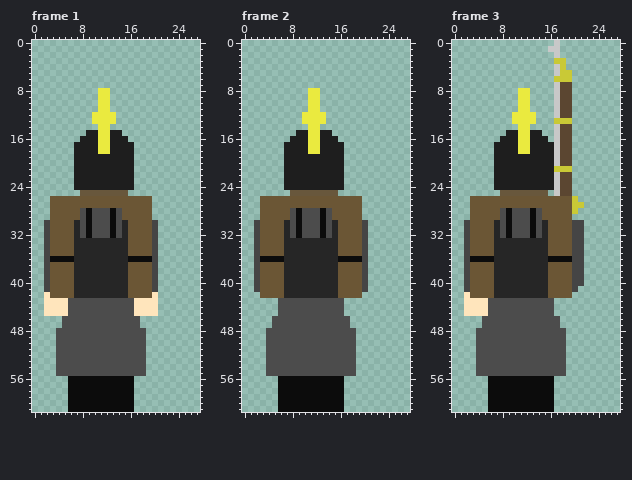
Edited in one commit: pixel-art file (Assets/Images/NewUnits/Germany/LandWehr/WinterDress/UnitSpriteNorth.aseprite). This is how it looked before the edit.
28x62 pixels, 7 frames. Colours within 5 levels of each other are drawn and written as one. Shown: frame 1, frame 2, frame 3. The commit also changed other frames, which this record leaves out.
Once edited:
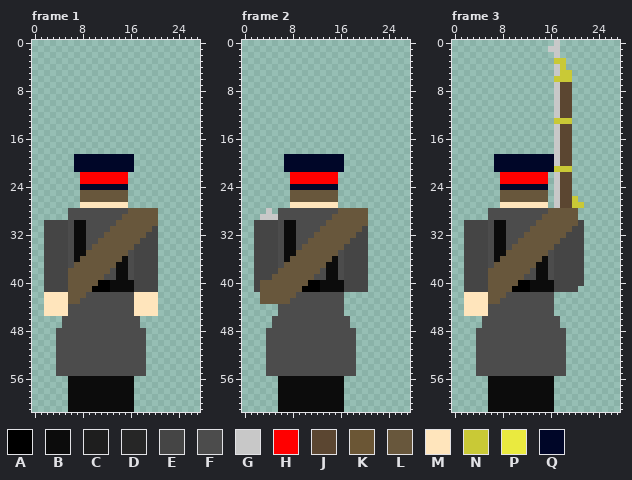
Palette (. is transparent): A #000000  B #0c0c0c  C #1e1e1e  D #262626  E #454545  F #4c4c4c  G #c8c8c8  H #ff0000  J #5b4631  K #6b5635  L #68573c  M #ffe5bc  N #c9c936  P #eaea3f  Q #000628
Diff:
--- frame 1, layers "BedRoll", "Head"
@@ x 0..27 @@
  7 ............................
- 8 ...........PP...............
- 9 ...........PP...............
-10 ...........PP...............
-11 ...........PP...............
-12 ..........PPPP..............
-13 ..........PPPP..............
-14 ...........PP...............
-15 .........CCPPCC.............
-16 ........CCCPPCCC............
-17 .......CCCCPPCCCC...........
-18 .......CCCCPPCCCC...........
-19 .......CCCCCCCCCC...........
-20 .......CCCCCCCCCC...........
-21 .......CCCCCCCCCC...........
-22 .......CCCCCCCCCC...........
-23 .......CCCCCCCCCC...........
-24 .......CCCCCCCCCC...........
+ 8 ............................
+ 9 ............................
+10 ............................
+11 ............................
+12 ............................
+13 ............................
+14 ............................
+15 ............................
+16 ............................
+17 ............................
+18 ............................
+19 .......QQQQQQQQQQ...........
+20 .......QQQQQQQQQQ...........
+21 .......QQQQQQQQQQ...........
+22 ........HHHHHHHH............
+23 ........HHHHHHHH............
+24 ........QQQQQQQQ............
 25 ........LLLLLLLL............
-26 ...KKKKKKKKKKKKKKKKK........
-27 ...KKKKKKKKKKKKKKKKK........
-28 ...KKKKKFBFFFBFKKKKK........
-29 ...KKKKKFBFFFBFKKKKK........
-30 ..EKKKKDFBFFFBFDKKKKE.......
-31 ..EKKKKDFBFFFBFDKKKKE.......
-32 ..EKKKKDFBFFFBFDKKKKE.......
-33 ..EKKKKDDDDDDDDDKKKKE.......
-34 ..EKKKKDDDDDDDDDKKKKE.......
-35 ..EKKKKDDDDDDDDDKKKKE.......
-36 ..EBBBBDDDDDDDDDBBBBE.......
-37 ..EKKKKDDDDDDDDDKKKKE.......
-38 ..EKKKKDDDDDDDDDKKKKE.......
-39 ..EKKKKDDDDDDDDDKKKKE.......
-40 ..EKKKKDDDDDDDDDKKKKE.......
-41 ..EKKKKDDDDDDDDDKKKKE.......
-42 ..MKKKKDDDDDDDDDKKKKM.......
-43 ..MMMMFFFFFFFFFFFMMMM.......
+26 ........LLLLLLLL............
+27 ........MMMMMMMM............
+28 ......FFFFFFFFFFLLLLL.......
+29 ......FFFFFFFFFLLLLLL.......
+30 ..EEEEFBBFFFFFLLLLLLL.......
+31 ..EEEEFBBFFFFLLLLLLLE.......
+32 ..EEEEFBBFFFLLLLLLLEE.......
+33 ..EEEEFBBFFLLLLLLLEEE.......
+34 ..EEEEFBBFLLLLLLLEEEE.......
+35 ..EEEEFBBLLLLLLLFEEEE.......
+36 ..EEEEFBLLLLLLLBFEEEE.......
+37 ..EEEEFLLLLLLLBBFEEEE.......
+38 ..EEEELLLLLLLFBBFEEEE.......
+39 ..EEEELLLLLLFFBBFEEEE.......
+40 ..EEEELLLLLAABBBBEEEE.......
+41 ..EEEELLLLAAABBBBEEEE.......
+42 ..MMMMLLLFFFFFFFFMMMM.......
+43 ..MMMMLLFFFFFFFFFMMMM.......
 44 ..MMMMFFFFFFFFFFFMMMM.......
--- frame 2, layers "BedRoll", "Head"
@@ x 0..27 @@
  7 ............................
- 8 ...........PP...............
- 9 ...........PP...............
-10 ...........PP...............
-11 ...........PP...............
-12 ..........PPPP..............
-13 ..........PPPP..............
-14 ...........PP...............
-15 .........CCPPCC.............
-16 ........CCCPPCCC............
-17 .......CCCCPPCCCC...........
-18 .......CCCCPPCCCC...........
-19 .......CCCCCCCCCC...........
-20 .......CCCCCCCCCC...........
-21 .......CCCCCCCCCC...........
-22 .......CCCCCCCCCC...........
-23 .......CCCCCCCCCC...........
-24 .......CCCCCCCCCC...........
+ 8 ............................
+ 9 ............................
+10 ............................
+11 ............................
+12 ............................
+13 ............................
+14 ............................
+15 ............................
+16 ............................
+17 ............................
+18 ............................
+19 .......QQQQQQQQQQ...........
+20 .......QQQQQQQQQQ...........
+21 .......QQQQQQQQQQ...........
+22 ........HHHHHHHH............
+23 ........HHHHHHHH............
+24 ........QQQQQQQQ............
 25 ........LLLLLLLL............
-26 ...KKKKKKKKKKKKKKKKK........
-27 ...KKKKKKKKKKKKKKKKK........
-28 ...KKKKKFBFFFBFKKKKK........
-29 ...KKKKKFBFFFBFKKKKK........
-30 ..EKKKKDFBFFFBFDKKKKE.......
-31 ..EKKKKDFBFFFBFDKKKKE.......
-32 ..EKKKKDFBFFFBFDKKKKE.......
-33 ..EKKKKDDDDDDDDDKKKKE.......
-34 ..EKKKKDDDDDDDDDKKKKE.......
-35 ..EKKKKDDDDDDDDDKKKKE.......
-36 ..EBBBBDDDDDDDDDBBBBE.......
-37 ..EKKKKDDDDDDDDDKKKKE.......
-38 ..EKKKKDDDDDDDDDKKKKE.......
-39 ..EKKKKDDDDDDDDDKKKKE.......
-40 ..EKKKKDDDDDDDDDKKKKE.......
-41 ..EKKKKDDDDDDDDDKKKKE.......
-42 ...KKKKDDDDDDDDDKKKK........
-43 ......FFFFFFFFFFF...........
+26 ........LLLLLLLL............
+27 ........MMMMMMMM............
+28 ....G.FFFFFFFFFFLLLLL.......
+29 ...GGGFFFFFFFFFLLLLLL.......
+30 ..EEEEFBBFFFFFLLLLLLL.......
+31 ..EEEEFBBFFFFLLLLLLLE.......
+32 ..EEEEFBBFFFLLLLLLLEE.......
+33 ..EEEEFBBFFLLLLLLLEEE.......
+34 ..EEEEFBBFLLLLLLLEEEE.......
+35 ..EEEEFBBLLLLLLLFEEEE.......
+36 ..EEEEFBLLLLLLLBFEEEE.......
+37 ..EEEEFLLLLLLLBBFEEEE.......
+38 ..EEEELLLLLLLFBBFEEEE.......
+39 ..EEELLLLLLLFFBBFEEEE.......
+40 ..ELLLLLLLLAABBBBEEEE.......
+41 ..ELLLLLLLAAABBBBEEEE.......
+42 ...LLLLLLFFFFFFFF...........
+43 ...LLLLLFFFFFFFFF...........
 44 ......FFFFFFFFFFF...........
--- frame 3, layers "BedRoll", "Head"
@@ x 0..27 @@
  7 .................GJJ........
- 8 ...........PP....GJJ........
- 9 ...........PP....GJJ........
-10 ...........PP....GJJ........
-11 ...........PP....GJJ........
-12 ..........PPPP...GJJ........
-13 ..........PPPP...NNN........
-14 ...........PP....GJJ........
-15 .........CCPPCC..GJJ........
-16 ........CCCPPCCC.GJJ........
-17 .......CCCCPPCCCCGJJ........
-18 .......CCCCPPCCCCGJJ........
-19 .......CCCCCCCCCCGJJ........
-20 .......CCCCCCCCCCGJJ........
-21 .......CCCCCCCCCCNNN........
-22 .......CCCCCCCCCCGJJ........
-23 .......CCCCCCCCCCGJJ........
-24 .......CCCCCCCCCCGJJ........
+ 8 .................GJJ........
+ 9 .................GJJ........
+10 .................GJJ........
+11 .................GJJ........
+12 .................GJJ........
+13 .................NNN........
+14 .................GJJ........
+15 .................GJJ........
+16 .................GJJ........
+17 .................GJJ........
+18 .................GJJ........
+19 .......QQQQQQQQQQGJJ........
+20 .......QQQQQQQQQQGJJ........
+21 .......QQQQQQQQQQNNN........
+22 ........HHHHHHHH.GJJ........
+23 ........HHHHHHHH.GJJ........
+24 ........QQQQQQQQ.GJJ........
 25 ........LLLLLLLL.GJJ........
-26 ...KKKKKKKKKKKKKKKKKN.......
-27 ...KKKKKKKKKKKKKKKKKNN......
-28 ...KKKKKFBFFFBFKKKKKN.......
-29 ...KKKKKFBFFFBFKKKKK........
-30 ..EKKKKDFBFFFBFDKKKKEE......
-31 ..EKKKKDFBFFFBFDKKKKEE......
-32 ..EKKKKDFBFFFBFDKKKKEE......
-33 ..EKKKKDDDDDDDDDKKKKEE......
-34 ..EKKKKDDDDDDDDDKKKKEE......
-35 ..EKKKKDDDDDDDDDKKKKEE......
-36 ..EBBBBDDDDDDDDDBBBBEE......
-37 ..EKKKKDDDDDDDDDKKKKEE......
-38 ..EKKKKDDDDDDDDDKKKKEE......
-39 ..EKKKKDDDDDDDDDKKKKEE......
-40 ..EKKKKDDDDDDDDDKKKKEE......
-41 ..EKKKKDDDDDDDDDKKKKE.......
-42 ..MKKKKDDDDDDDDDKKKK........
-43 ..MMMMFFFFFFFFFFF...........
+26 ........LLLLLLLL.GJJN.......
+27 ........MMMMMMMM.GJJNN......
+28 ......FFFFFFFFFFLLLLL.......
+29 ......FFFFFFFFFLLLLLL.......
+30 ..EEEEFBBFFFFFLLLLLLLE......
+31 ..EEEEFBBFFFFLLLLLLLEE......
+32 ..EEEEFBBFFFLLLLLLLEEE......
+33 ..EEEEFBBFFLLLLLLLEEEE......
+34 ..EEEEFBBFLLLLLLLEEEEE......
+35 ..EEEEFBBLLLLLLLFEEEEE......
+36 ..EEEEFBLLLLLLLBFEEEEE......
+37 ..EEEEFLLLLLLLBBFEEEEE......
+38 ..EEEELLLLLLLFBBFEEEEE......
+39 ..EEEELLLLLLFFBBFEEEEE......
+40 ..EEEELLLLLAABBBBEEEEE......
+41 ..EEEELLLLAAABBBBEEEE.......
+42 ..MMMMLLLFFFFFFFF...........
+43 ..MMMMLLFFFFFFFFF...........
 44 ..MMMMFFFFFFFFFFF...........
